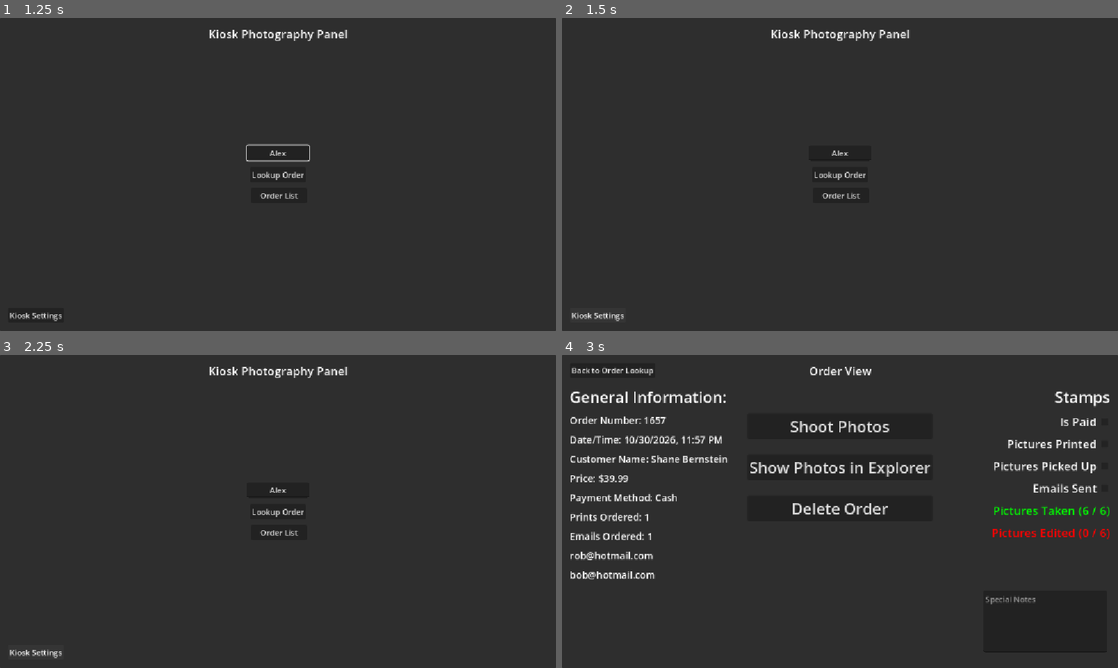
Above: before the commit, frames 1-4 (two rows, left to right).
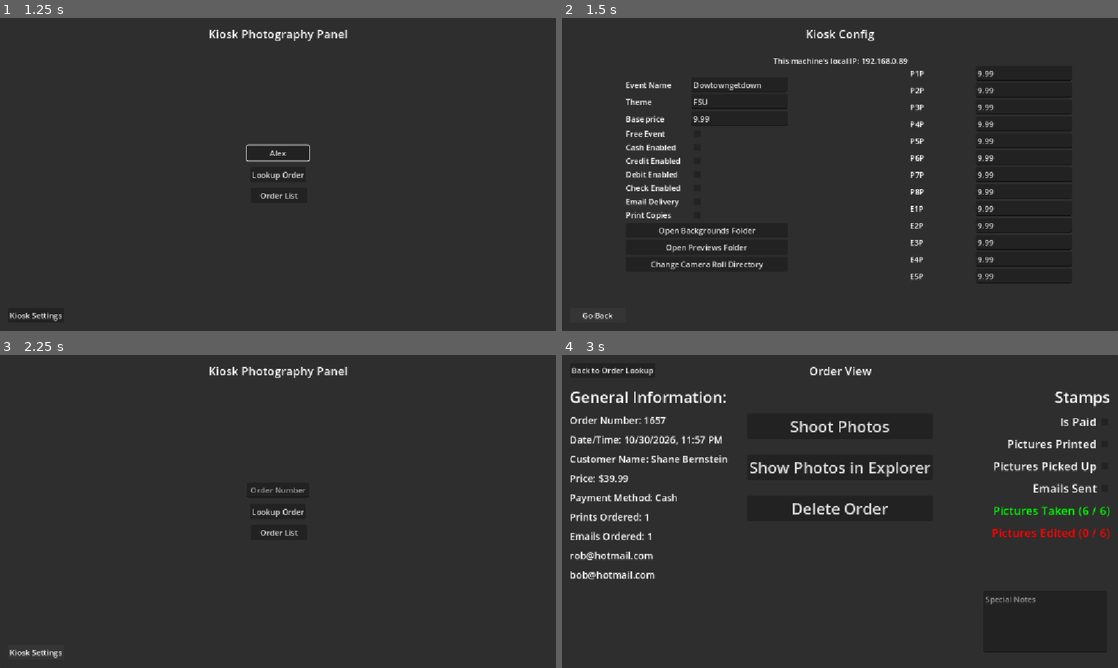
Above: after the commit, the same moments.

Repository: shaneriob-bit/kiosk-photographer
Game: Godot game, scene res://_scenes/main.tscn
The game is run twice, just before and just after one commit, with the same random seed, the same clock (stepped at 60 frames per second) and the same inputs.
Inputs (mouse positions are in pixels of both pictures, inside the frame that each line leads up to):
- Up to frame 1 (1.25 s): click (278, 152) at 0.52 s; type "Alex" at 0.6 s
- Up to frame 2 (1.5 s): click "Kiosk Settings" at 1.25 s
- Up to frame 3 (2.25 s): click (33, 652) at 2 s, where only the run after the commit has a clickable "Go Back"
- Up to frame 4 (3 s): click "Lookup Order" at 2.75 s

Frame 1 is identical in both runs. In frame 2, 4.0% of the frame differs, in the area x 1-92%, y 3-97%; in frame 3, less than 0.1%; in frame 4, nothing differs.

Commit message:
changes that did not make it

Diff:
--- a/_scenes/kiosk_config.tscn
+++ b/_scenes/kiosk_config.tscn
@@ -49,10 +49,10 @@
 anchor_top = 0.5
 anchor_right = 0.5
 anchor_bottom = 0.5
-offset_left = -20.0
-offset_top = -20.0
-offset_right = 20.0
-offset_bottom = 20.0
+offset_left = -444.0
+offset_top = -201.0
+offset_right = -108.0
+offset_bottom = 201.0
 grow_horizontal = 2
 grow_vertical = 2
 
@@ -196,6 +196,215 @@
 [node name="Button3" type="Button" parent="VBoxContainer" unique_id=1129378571]
 layout_mode = 2
 text = "Change Camera Roll Directory"
+
+[node name="VBoxContainer2" type="VBoxContainer" parent="." unique_id=1551368472]
+layout_mode = 1
+anchors_preset = 8
+anchor_left = 0.5
+anchor_top = 0.5
+anchor_right = 0.5
+anchor_bottom = 0.5
+offset_left = 145.0
+offset_top = -201.0
+offset_right = 481.0
+offset_bottom = 201.0
+grow_horizontal = 2
+grow_vertical = 2
+
+[node name="EventName" type="HBoxContainer" parent="VBoxContainer2" unique_id=1072356632]
+layout_mode = 2
+theme_override_constants/separation = 8
+
+[node name="Label" type="Label" parent="VBoxContainer2/EventName" unique_id=412084423]
+custom_minimum_size = Vector2(128, 0)
+layout_mode = 2
+text = "P1P"
+
+[node name="LineEdit" type="LineEdit" parent="VBoxContainer2/EventName" unique_id=1104494699]
+custom_minimum_size = Vector2(200, 0)
+layout_mode = 2
+text = "9.99"
+placeholder_text = "Enter Price"
+
+[node name="EventName2" type="HBoxContainer" parent="VBoxContainer2" unique_id=1205257888]
+layout_mode = 2
+theme_override_constants/separation = 8
+
+[node name="Label" type="Label" parent="VBoxContainer2/EventName2" unique_id=1613975078]
+custom_minimum_size = Vector2(128, 0)
+layout_mode = 2
+text = "P2P"
+
+[node name="LineEdit" type="LineEdit" parent="VBoxContainer2/EventName2" unique_id=1026256892]
+custom_minimum_size = Vector2(200, 0)
+layout_mode = 2
+text = "9.99"
+placeholder_text = "Enter Price"
+
+[node name="EventName3" type="HBoxContainer" parent="VBoxContainer2" unique_id=347561020]
+layout_mode = 2
+theme_override_constants/separation = 8
+
+[node name="Label" type="Label" parent="VBoxContainer2/EventName3" unique_id=1337009756]
+custom_minimum_size = Vector2(128, 0)
+layout_mode = 2
+text = "P3P"
+
+[node name="LineEdit" type="LineEdit" parent="VBoxContainer2/EventName3" unique_id=416315267]
+custom_minimum_size = Vector2(200, 0)
+layout_mode = 2
+text = "9.99"
+placeholder_text = "Enter Price"
+
+[node name="EventName4" type="HBoxContainer" parent="VBoxContainer2" unique_id=743724254]
+layout_mode = 2
+theme_override_constants/separation = 8
+
+[node name="Label" type="Label" parent="VBoxContainer2/EventName4" unique_id=837772476]
+custom_minimum_size = Vector2(128, 0)
+layout_mode = 2
+text = "P4P"
+
+[node name="LineEdit" type="LineEdit" parent="VBoxContainer2/EventName4" unique_id=1876409487]
+custom_minimum_size = Vector2(200, 0)
+layout_mode = 2
+text = "9.99"
+placeholder_text = "Enter Price"
+
+[node name="EventName5" type="HBoxContainer" parent="VBoxContainer2" unique_id=696852912]
+layout_mode = 2
+theme_override_constants/separation = 8
+
+[node name="Label" type="Label" parent="VBoxContainer2/EventName5" unique_id=1194374407]
+custom_minimum_size = Vector2(128, 0)
+layout_mode = 2
+text = "P5P"
+
+[node name="LineEdit" type="LineEdit" parent="VBoxContainer2/EventName5" unique_id=185683450]
+custom_minimum_size = Vector2(200, 0)
+layout_mode = 2
+text = "9.99"
+placeholder_text = "Enter Price"
+
+[node name="EventName6" type="HBoxContainer" parent="VBoxContainer2" unique_id=560655235]
+layout_mode = 2
+theme_override_constants/separation = 8
+
+[node name="Label" type="Label" parent="VBoxContainer2/EventName6" unique_id=907789482]
+custom_minimum_size = Vector2(128, 0)
+layout_mode = 2
+text = "P6P"
+
+[node name="LineEdit" type="LineEdit" parent="VBoxContainer2/EventName6" unique_id=118940766]
+custom_minimum_size = Vector2(200, 0)
+layout_mode = 2
+text = "9.99"
+placeholder_text = "Enter Price"
+
+[node name="EventName7" type="HBoxContainer" parent="VBoxContainer2" unique_id=900484963]
+layout_mode = 2
+theme_override_constants/separation = 8
+
+[node name="Label" type="Label" parent="VBoxContainer2/EventName7" unique_id=531363961]
+custom_minimum_size = Vector2(128, 0)
+layout_mode = 2
+text = "P7P"
+
+[node name="LineEdit" type="LineEdit" parent="VBoxContainer2/EventName7" unique_id=733073430]
+custom_minimum_size = Vector2(200, 0)
+layout_mode = 2
+text = "9.99"
+placeholder_text = "Enter Price"
+
+[node name="EventName8" type="HBoxContainer" parent="VBoxContainer2" unique_id=1131195272]
+layout_mode = 2
+theme_override_constants/separation = 8
+
+[node name="Label" type="Label" parent="VBoxContainer2/EventName8" unique_id=2036146414]
+custom_minimum_size = Vector2(128, 0)
+layout_mode = 2
+text = "P8P"
+
+[node name="LineEdit" type="LineEdit" parent="VBoxContainer2/EventName8" unique_id=628957465]
+custom_minimum_size = Vector2(200, 0)
+layout_mode = 2
+text = "9.99"
+placeholder_text = "Enter Price"
+
+[node name="EventName9" type="HBoxContainer" parent="VBoxContainer2" unique_id=1258459486]
+layout_mode = 2
+theme_override_constants/separation = 8
+
+[node name="Label" type="Label" parent="VBoxContainer2/EventName9" unique_id=1354829486]
+custom_minimum_size = Vector2(128, 0)
+layout_mode = 2
+text = "E1P"
+
+[node name="LineEdit" type="LineEdit" parent="VBoxContainer2/EventName9" unique_id=1550991774]
+custom_minimum_size = Vector2(200, 0)
+layout_mode = 2
+text = "9.99"
+placeholder_text = "Enter Price"
+
+[node name="EventName10" type="HBoxContainer" parent="VBoxContainer2" unique_id=802662866]
+layout_mode = 2
+theme_override_constants/separation = 8
+
+[node name="Label" type="Label" parent="VBoxContainer2/EventName10" unique_id=1387768838]
+custom_minimum_size = Vector2(128, 0)
+layout_mode = 2
+text = "E2P"
+
+[node name="LineEdit" type="LineEdit" parent="VBoxContainer2/EventName10" unique_id=2097429219]
+custom_minimum_size = Vector2(200, 0)
+layout_mode = 2
+text = "9.99"
+placeholder_text = "Enter Price"
+
+[node name="EventName11" type="HBoxContainer" parent="VBoxContainer2" unique_id=201260950]
+layout_mode = 2
+theme_override_constants/separation = 8
+
+[node name="Label" type="Label" parent="VBoxContainer2/EventName11" unique_id=1566925078]
+custom_minimum_size = Vector2(128, 0)
+layout_mode = 2
+text = "E3P"
+
+[node name="LineEdit" type="LineEdit" parent="VBoxContainer2/EventName11" unique_id=1492526277]
+custom_minimum_size = Vector2(200, 0)
+layout_mode = 2
+text = "9.99"
+placeholder_text = "Enter Price"
+
+[node name="EventName12" type="HBoxContainer" parent="VBoxContainer2" unique_id=374464493]
+layout_mode = 2
+theme_override_constants/separation = 8
+
+[node name="Label" type="Label" parent="VBoxContainer2/EventName12" unique_id=1341976171]
+custom_minimum_size = Vector2(128, 0)
+layout_mode = 2
+text = "E4P"
+
+[node name="LineEdit" type="LineEdit" parent="VBoxContainer2/EventName12" unique_id=1175873508]
+custom_minimum_size = Vector2(200, 0)
+layout_mode = 2
+text = "9.99"
+placeholder_text = "Enter Price"
+
+[node name="EventName13" type="HBoxContainer" parent="VBoxContainer2" unique_id=836336980]
+layout_mode = 2
+theme_override_constants/separation = 8
+
+[node name="Label" type="Label" parent="VBoxContainer2/EventName13" unique_id=1132737754]
+custom_minimum_size = Vector2(128, 0)
+layout_mode = 2
+text = "E5P"
+
+[node name="LineEdit" type="LineEdit" parent="VBoxContainer2/EventName13" unique_id=346261899]
+custom_minimum_size = Vector2(200, 0)
+layout_mode = 2
+text = "9.99"
+placeholder_text = "Enter Price"
 
 [node name="Home" type="Button" parent="." unique_id=504566681]
 layout_mode = 1
--- a/_scenes/main.tscn
+++ b/_scenes/main.tscn
@@ -89,3 +89,4 @@
 [connection signal="text_submitted" from="OrderNumberText" to="." method="_on_order_number_text_text_submitted"]
 [connection signal="pressed" from="OrderLookupButton" to="." method="_on_order_lookup_button_pressed"]
 [connection signal="pressed" from="NameSearchButton" to="." method="_on_name_search_button_pressed"]
+[connection signal="pressed" from="KioskSettings" to="." method="_on_kiosk_settings_pressed"]
--- a/_scripts/main.gd
+++ b/_scripts/main.gd
@@ -8,3 +8,7 @@
 
 func _on_name_search_button_pressed() -> void:
 	get_tree().change_scene_to_file("res://_scenes/photo_search_view.tscn")
+
+
+func _on_kiosk_settings_pressed() -> void:
+	get_tree().change_scene_to_file("res://_scenes/kiosk_config.tscn")
